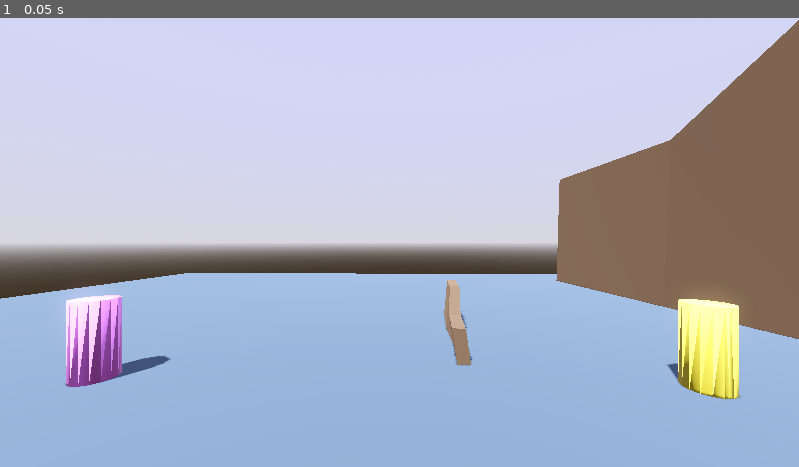
Above: before the commit, frame 1.
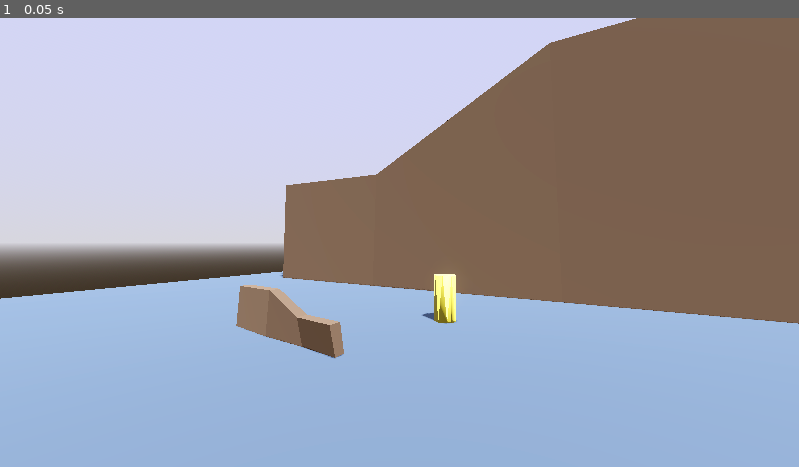
Above: after the commit, the same moment.

Repository: awenine/turn-sync-firing-proto
Game: Godot game, scene res://root.tscn
Two runs of this game, one before a commit and one after it. Both use one fixed random seed, a clock stepped at 60 frames per second and the inputs below.
Inputs:
- Up to frame 1 (0.05 s): no input

The runs differ from the first frame. In frame 1, 24% of the frame differs, in the area x 1-100%, y 0-85%.

Commit message:
feat: randomize ray at firing time

Diff:
--- a/player_02.gd
+++ b/player_02.gd
@@ -2,6 +2,8 @@
 
 @onready var ray_cast_3d: RayCast3D = $StaticBody3D/CollisionShape3D/RayCast3D
 var hit_marker = preload("res://hit_marker.tscn")
+
+const spread_factor = 6
 
 func _input(event: InputEvent) -> void:
 	if event.is_action_pressed("shoot"):
@@ -14,6 +16,12 @@
 
 
 func shoot_ray() -> void:
+	get_new_ray_direction()
 	var instance = hit_marker.instantiate()
 	instance.set_position(ray_cast_3d.get_collision_point())
 	get_parent_node_3d().add_child(instance)
+
+func get_new_ray_direction() -> void:
+	#	for now keep forward ray the same
+	ray_cast_3d.target_position.x = (randf()-0.5) * 2 * spread_factor
+	ray_cast_3d.target_position.y = (randf()-0.5) * 2 * spread_factor
--- a/root.tscn
+++ b/root.tscn
@@ -96,6 +96,6 @@
 shape = SubResource("ConcavePolygonShape3D_yo7ny")
 
 [node name="Camera3D" type="Camera3D" parent="."]
-transform = Transform3D(-0.999333, 0, -0.0365216, 0, 1, 0, 0.0365216, 0, -0.999333, 0, 3.42751, -7.15393)
+transform = Transform3D(-0.531295, 0, 0.847187, 0, 1, 0, -0.847187, 0, -0.531295, 5, 3.42751, -5.15393)
 
 [editable path="turn_sync_basic_scene"]
